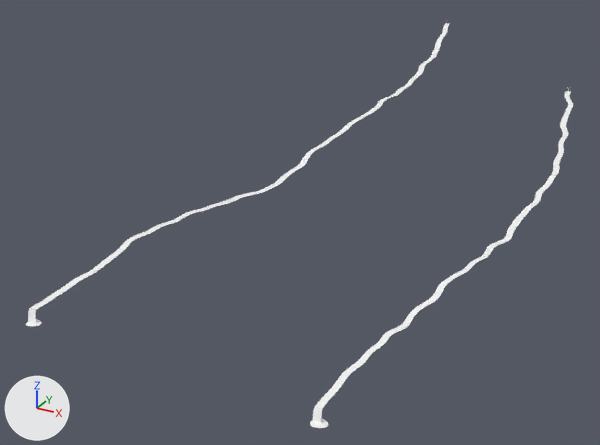
A saved change to the glTF model assets/maps/favela/glb/agua.glb.
Rendered twice from a 50 mm lens placed at (353.0, -627.0, 270.0), pointed at (71.0, -114.0, 14.0). Lighting does not change. The marker at lower left points along +X, +Y and +Z. The older version comes first. Where no turn or scale is listed for an object, it has been applied to the vertices. Vertices at exactly the same position are counted once.

The first picture shows 'AG_26_24', 'AG_26_25', 'AG_26_26', 'AG_27_26', 'AG_27_27', 'AG_28_24', 'AG_28_25', 'AG_28_26', 'AG_28_27'.
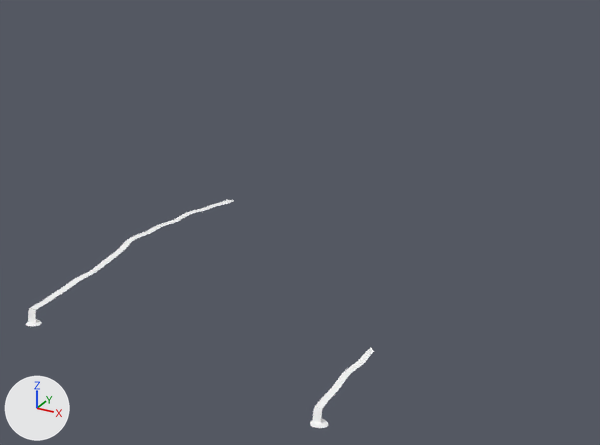
Not visible in the pictures: 'AG_27_28'.

Where the newer file only moved an object's origin or applied its transform, the numbers keep the older frame.

What differs and where, as boxes [x1, y1, x2, y2] in the pictures (600 x 445 px):
'AG_28_24', reshaped (48% narrower, 37% shorter)
    before: [310, 301, 433, 428]
    after: [310, 348, 374, 428]
'AG_28_25', deleted
    before: [427, 209, 530, 302]
'AG_28_26', deleted
    before: [525, 117, 569, 209]
'AG_26_25', reshaped, moved, rescaled (43% narrower, 50% shorter)
    before: [154, 171, 294, 228]
    after: [154, 200, 234, 228]
'AG_27_27', deleted
    before: [395, 20, 449, 95]
    faces in mat_agua_corrente: [395, 23, 449, 95]
'AG_27_26', deleted
    before: [335, 94, 397, 138]
'AG_26_26', deleted
    before: [290, 131, 340, 172]
'AG_28_27', deleted
    before: [563, 87, 573, 117]
    faces in mat_agua_corrente: [563, 91, 573, 117]
part 2 of me_ag_28_24, cut back
    before: [370, 301, 433, 354]
    after: [315, 348, 374, 409]

Patch to the scene script:
```diff
--- a/assets/maps/favela/glb/agua.glb.py
+++ b/assets/maps/favela/glb/agua.glb.py
@@ me_ag_26_25 @@
 # used by ob_ag_26_25; location = (21.2, -135.9, 32.8); scale = (64.4, 64.4, 64.4)
-me_ag_26_25.from_pydata(...)  # 185 vertices, 183 faces; spans x -0.35..0.35, y -1.0..1.0, z -0.07..0.07
+me_ag_26_25.from_pydata(...)  # 67 vertices, 65 faces; spans x -0.35..0.35, y -1.0..1.0, z 0.0
+# me_ag_26_25 part 1: the whole mesh is rebuilt
 me_ag_26_25.materials.append(mat_agua_corrente)
@@ me_ag_28_24 @@
 # used by ob_ag_28_24; location = (199.5, -259.0, 13.6)
-me_ag_28_24.from_pydata(...)  # 247 vertices, 246 faces; spans x -11.4..11.4, y -59.3..59.3, z -10.1..10.1
+me_ag_28_24.from_pydata(...)  # 153 vertices, 151 faces; spans x -11.4..-1.7, y -59.3..4.2, z -10.1..3.9
+# me_ag_28_24 part 2
+# 124 vertices are removed from x -10.7..11.4, y -53.0..59.3, z -2.3..10.1
+# 164 faces are deleted
+# 4 vertices move from x -8.0..-2.2, y -43.8..-4.8, z -0.8..2.9 to x -10.1..-2.2, y -43.2..-4.3, z -0.8..2.9
+# 30 vertices are added at x -10.7..-1.7, y -53.1..3.7, z -2.3..3.8
+# 68 new faces join them, mat_agua_corrente
+# 1 new face joins them, mat_agua_queda
 me_ag_28_24.materials.append(mat_agua_corrente)
@@ ob_ag_26_25 @@
 ob_ag_26_25 = bpy.data.objects.new('AG_26_25', me_ag_26_25)
-ob_ag_26_25.location = (21.2, -135.9, 32.8)
-ob_ag_26_25.scale = (64.4, 64.4, 64.4)
+ob_ag_26_25.location = (11.3, -165.6, 28.6)
+ob_ag_26_25.scale = (34.7, 34.7, 34.7)
@@ ob_ag_26_26 @@
-ob_ag_26_26 = bpy.data.objects.new('AG_26_26', me_ag_26_26)
-ob_ag_26_26.location = (47.1, -43.2, 47.5)
@@ ob_ag_27_26 @@
-ob_ag_27_26 = bpy.data.objects.new('AG_27_26', me_ag_27_26)
-ob_ag_27_26.location = (66.8, 14.8, 64.7)
@@ ob_ag_27_27 @@
-ob_ag_27_27 = bpy.data.objects.new('AG_27_27', me_ag_27_27)
-ob_ag_27_27.location = (78.4, 120.0, 98.5)
@@ ob_ag_27_28 @@
-ob_ag_27_28 = bpy.data.objects.new('AG_27_28', me_ag_27_28)
-ob_ag_27_28.location = (75.6, 184.6, 120.1)
@@ ob_ag_28_25 @@
-ob_ag_28_25 = bpy.data.objects.new('AG_28_25', me_ag_28_25)
-ob_ag_28_25.location = (220.3, -136.0, 33.0)
@@ ob_ag_28_26 @@
-ob_ag_28_26 = bpy.data.objects.new('AG_28_26', me_ag_28_26)
-ob_ag_28_26.location = (232.2, -8.0, 58.9)
@@ ob_ag_28_27 @@
-ob_ag_28_27 = bpy.data.objects.new('AG_28_27', me_ag_28_27)
-ob_ag_28_27.location = (221.3, 79.7, 82.3)
```
